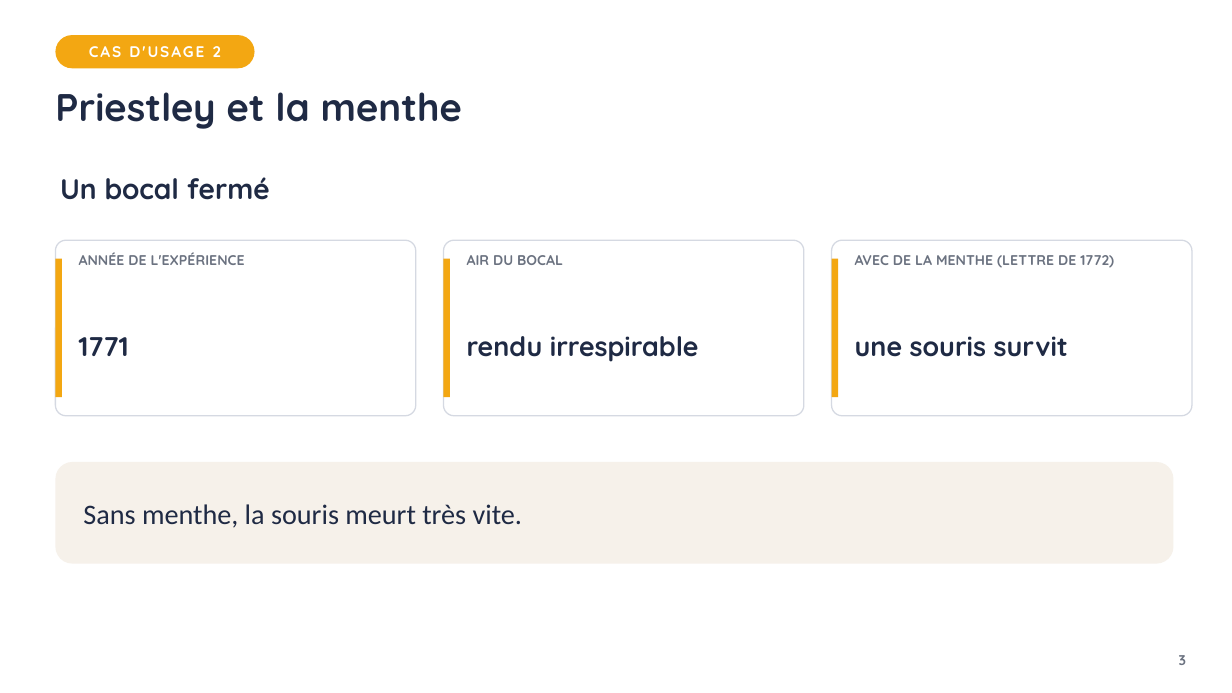
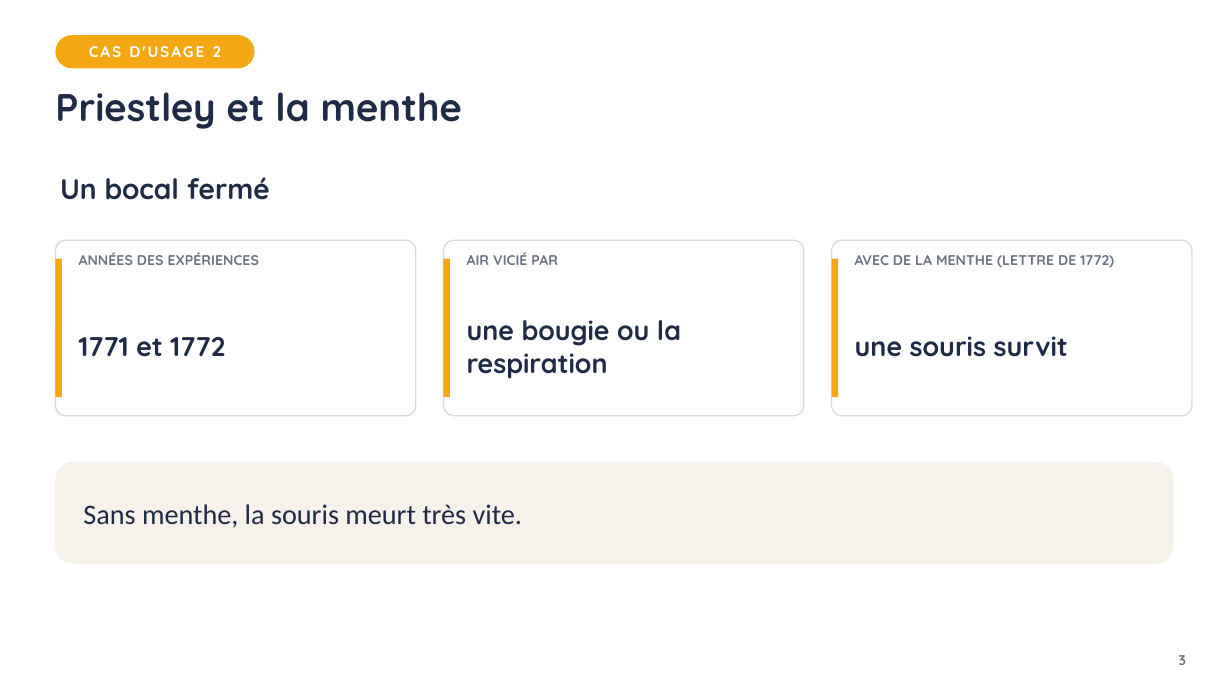
Before and after one commit to VinceIXIV/SVT-cour, a slide deck: slide 3 of cours/4e/S17-la-photosynthese-la-plante-fabrique-sa-matiere/4e-S17-diaporama.pptx. Drawn at 1232x693 pixels with LibreOffice and Linux fonts; fonts in the diff are those of the drawing. Boxes give left, top, right and bottom in pixels: in the first picture for what was removed or moved away, otherwise in the second. Text is boxed around its words. In the diff, an @@ line names an element or a change of style, - is before the commit and + after.

```diff
--- a/cours/4e/S17-la-photosynthese-la-plante-fabrique-sa-matiere/4e-S17-diaporama.pptx
+++ b/cours/4e/S17-la-photosynthese-la-plante-fabrique-sa-matiere/4e-S17-diaporama.pptx
@@ text at box(79, 252, 259, 265): text changed @@
-ANNÉE DE L'EXPÉRIENCE
+ANNÉES DES EXPÉRIENCES
@@ text at box(467, 252, 558, 265): text changed @@
-AIR DU BOCAL
+AIR VICIÉ PAR
@@ text at box(467, 320, 681, 379): text changed @@
-rendu irrespirable
+une bougie ou la respiration
@@ text at box(79, 337, 225, 357): text changed @@
-1771
+1771 et 1772
```
Also in this commit, not shown: 43 other files.
